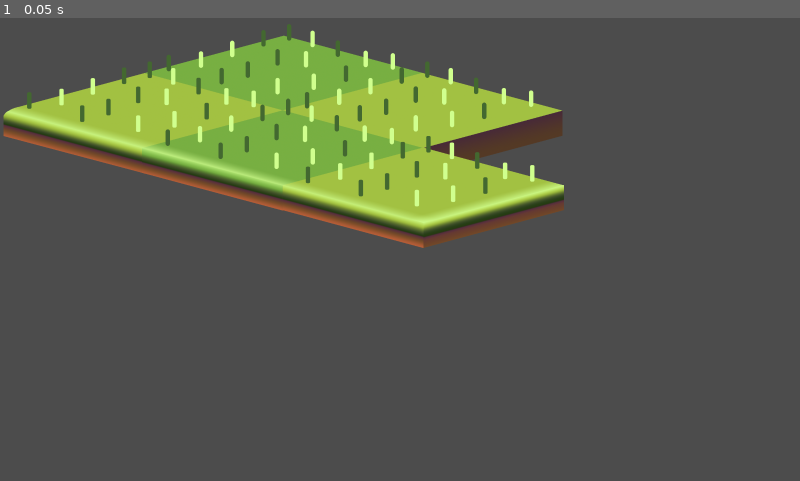
Above: before the commit, frame 1.
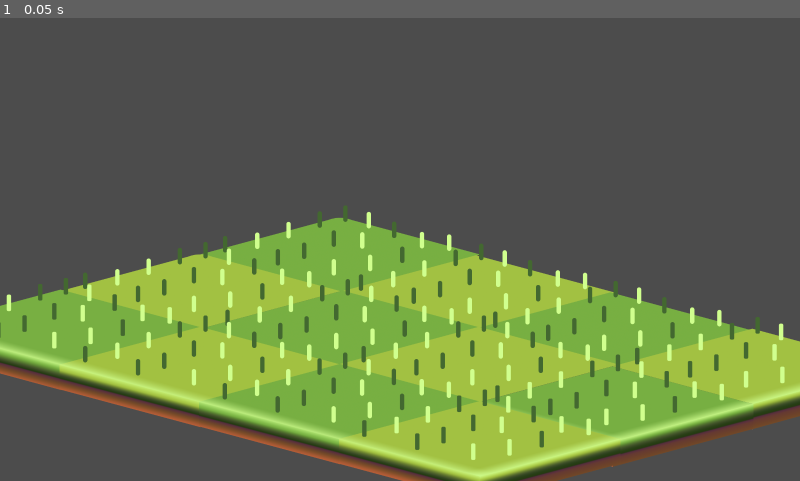
Above: after the commit, the same moment.

Repository: Andyroid0/project_Monster_mash
Game: Godot game, scene res://Assets/Scenes/Isometric_test.tscn
Same seed, same stepped clock (60 frames per second), same inputs: the game is played once before the commit and once after it. This scene is started directly instead of the project's main scene.
Inputs:
- Up to frame 1 (0.05 s): no input

The runs differ from the first frame. In frame 1, 56% of the frame differs, in the area x 0-100%, y 1-100%.

Commit message:
Revision

Diff:
--- a/Monster_Mash/Assets/Scenes/Isometric_test.tscn
+++ b/Monster_Mash/Assets/Scenes/Isometric_test.tscn
@@ -1,10 +1,15 @@
-[gd_scene load_steps=6 format=2]
+[gd_scene load_steps=11 format=2]
 
-[ext_resource path="res://Assets/Sprites/PlaceHolders/center.png" type="Texture" id=1]
-[ext_resource path="res://Assets/Sprites/PlaceHolders/Front_corner.png" type="Texture" id=2]
-[ext_resource path="res://Assets/Sprites/PlaceHolders/Back_corner.png" type="Texture" id=3]
-[ext_resource path="res://Assets/Sprites/PlaceHolders/middle_edge.png" type="Texture" id=4]
-[ext_resource path="res://Assets/Sprites/PlaceHolders/center_light.png" type="Texture" id=5]
+[ext_resource path="res://Assets/Sprites/Grass_tileSet/DLeft_corner.png" type="Texture" id=1]
+[ext_resource path="res://Assets/Sprites/Grass_tileSet/Lcenter.png" type="Texture" id=2]
+[ext_resource path="res://Assets/Sprites/Grass_tileSet/Dcenter.png" type="Texture" id=3]
+[ext_resource path="res://Assets/Sprites/Grass_tileSet/LBack_corner.png" type="Texture" id=4]
+[ext_resource path="res://Assets/Sprites/Grass_tileSet/DFront_corner.png" type="Texture" id=5]
+[ext_resource path="res://Assets/Sprites/Grass_tileSet/LRight_corner.png" type="Texture" id=6]
+[ext_resource path="res://Assets/Sprites/Grass_tileSet/Dmiddle_edge.png" type="Texture" id=7]
+[ext_resource path="res://Assets/Sprites/Grass_tileSet/Lmiddle_edge.png" type="Texture" id=8]
+[ext_resource path="res://Assets/Sprites/Grass_tileSet/DBack_corner.png" type="Texture" id=9]
+[ext_resource path="res://Assets/Sprites/Grass_tileSet/Lmiddle_frontRight_corner.png" type="Texture" id=10]
 
 [node name="Isometric_test" type="Node2D"]
 
@@ -15,25 +20,53 @@
 cell_y_sort = true
 format = 1
 
-[node name="center_light" type="Sprite" parent="TileMap"]
-position = Vector2( 839.061, 50.8084 )
+[node name="DBack_corner" type="Sprite" parent="TileMap"]
+position = Vector2( 576.848, 511.502 )
+texture = ExtResource( 9 )
+
+[node name="Lmiddle_frontRight_corner" type="Sprite" parent="TileMap"]
+position = Vector2( 1895.49, 869.251 )
+texture = ExtResource( 10 )
+
+[node name="DFront_corner" type="Sprite" parent="TileMap"]
+position = Vector2( 1448.91, 989.514 )
 texture = ExtResource( 5 )
 
-[node name="center4" type="Sprite" parent="TileMap"]
-position = Vector2( 396.7, -68.3254 )
+[node name="Dcenter" type="Sprite" parent="TileMap"]
+position = Vector2( 584.558, 747.416 )
+texture = ExtResource( 3 )
+
+[node name="Dcenter2" type="Sprite" parent="TileMap"]
+position = Vector2( 1441.57, 753.073 )
+texture = ExtResource( 3 )
+
+[node name="Lcenter" type="Sprite" parent="TileMap"]
+position = Vector2( 1020.14, 863.382 )
+texture = ExtResource( 2 )
+
+[node name="Lcenter2" type="Sprite" parent="TileMap"]
+position = Vector2( 1011.65, 634.279 )
+texture = ExtResource( 2 )
+
+[node name="DLeft_corner" type="Sprite" parent="TileMap"]
+position = Vector2( -317.711, 744.588 )
 texture = ExtResource( 1 )
 
-[node name="Front_corner" type="Sprite" parent="TileMap"]
-position = Vector2( 842.507, 289.477 )
-texture = ExtResource( 2 )
+[node name="Lmiddle_edge" type="Sprite" parent="TileMap"]
+position = Vector2( 129.181, 863.381 )
+texture = ExtResource( 8 )
 
-[node name="middle_edge" type="Sprite" parent="TileMap"]
-position = Vector2( 393.522, 170.496 )
+[node name="Dmiddle_edge" type="Sprite" parent="TileMap"]
+position = Vector2( 576.072, 982.176 )
+texture = ExtResource( 7 )
+
+[node name="LRight_corner" type="Sprite" parent="TileMap"]
+position = Vector2( 1022.96, 1100.97 )
+texture = ExtResource( 6 )
+
+[node name="LBack_corner" type="Sprite" parent="TileMap"]
+position = Vector2( 129.181, 628.622 )
 texture = ExtResource( 4 )
-
-[node name="Back_corner" type="Sprite" parent="TileMap"]
-position = Vector2( -49.2319, 51.8556 )
-texture = ExtResource( 3 )
 
 [node name="Camera2D" type="Camera2D" parent="."]
 anchor_mode = 0
Binary file added: Monster_Mash/Assets/Sprites/Grass_tileSet/DBack_corner.png
Not shown, added: Monster_Mash/Assets/Sprites/Grass_tileSet/DBack_corner.png.import
Binary file added: Monster_Mash/Assets/Sprites/Grass_tileSet/DFront_corner.png
Not shown, added: Monster_Mash/Assets/Sprites/Grass_tileSet/DFront_corner.png.import
Binary file added: Monster_Mash/Assets/Sprites/Grass_tileSet/DLeft_corner.png
Not shown, added: Monster_Mash/Assets/Sprites/Grass_tileSet/DLeft_corner.png.import
Binary file added: Monster_Mash/Assets/Sprites/Grass_tileSet/Dcenter.png
Not shown, added: Monster_Mash/Assets/Sprites/Grass_tileSet/Dcenter.png.import
Binary file added: Monster_Mash/Assets/Sprites/Grass_tileSet/Dmiddle_edge.png
Not shown, added: Monster_Mash/Assets/Sprites/Grass_tileSet/Dmiddle_edge.png.import
Binary file added: Monster_Mash/Assets/Sprites/Grass_tileSet/Dmiddle_frontEdge.png
Not shown, changed: Monster_Mash/Assets/Sprites/Grass_tileSet/Dmiddle_frontEdge.png.import
(and 21 more such lines)
